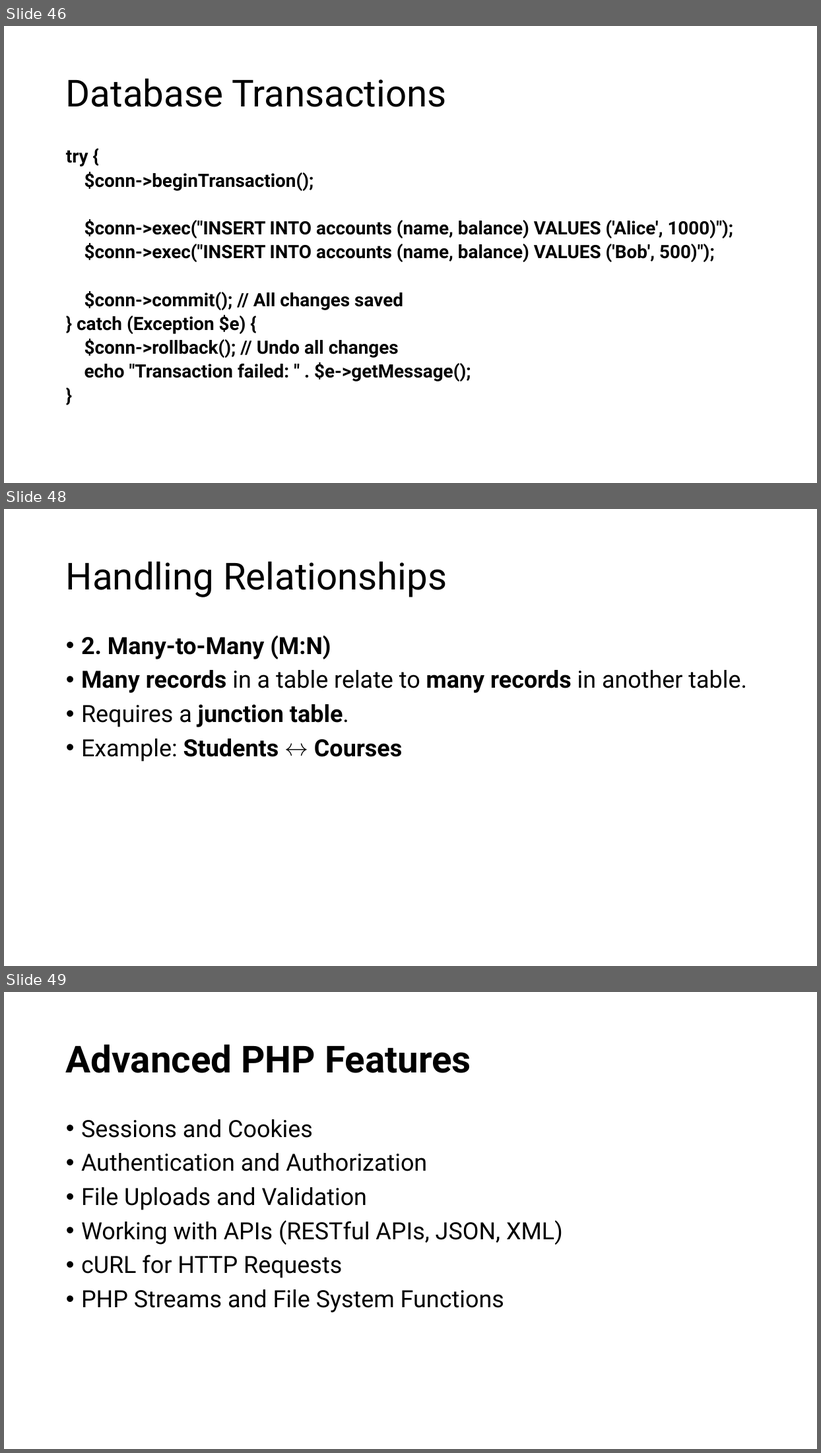
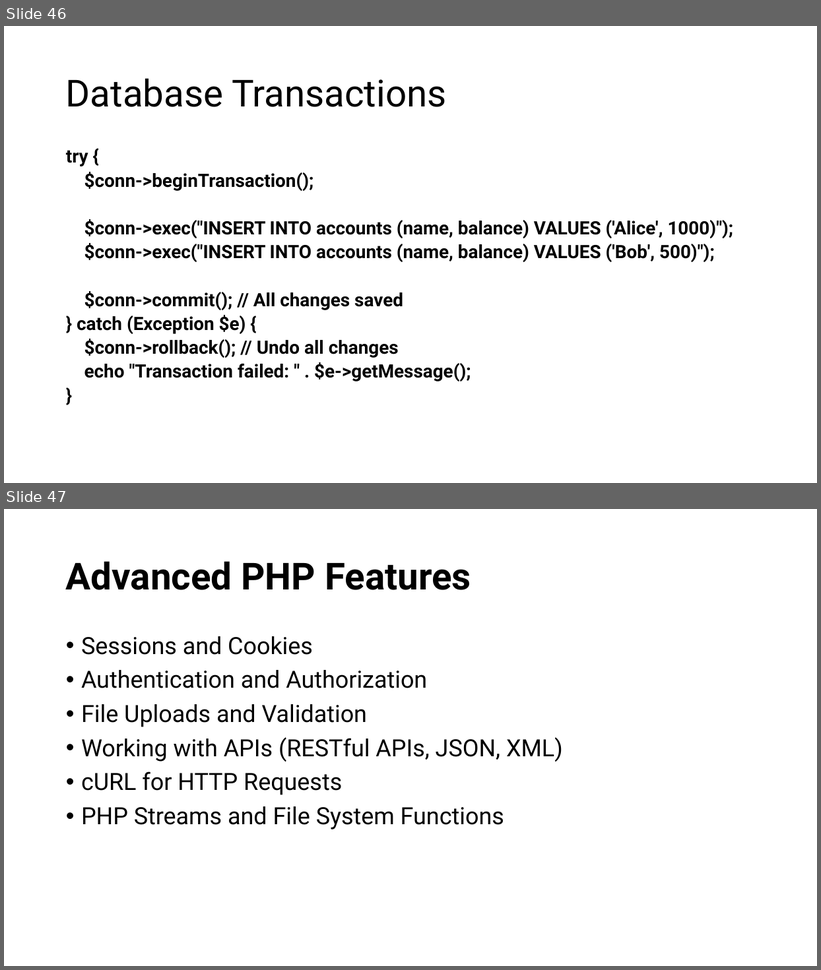
Before and after one commit to mahadi-21/Web-Development, a slide deck: PHP Basics.pptx. Shown one above the other, each under a label of ours: slides 46, 48 and 49 before the commit, slides 46 and 47 after it; the slides between them are not shown. The pictures are 821x1453 and 821x970 pixels, drawn with LibreOffice and Linux fonts; fonts in the diff are those of the drawing. Boxes give left, top, right and bottom in pixels: in the first picture for what was removed or moved away, otherwise in the second. Text is boxed around its words. In the diff, an @@ line names an element or a change of style, - is before the commit and + after.

```diff
--- a/PHP Basics.pptx
+++ b/PHP Basics.pptx
@@ slide 48 removed at [4,509,817,966], background #FFFFFF @@
@@ title removed at [66,561,447,597] @@
-Handling Relationships
@@ text removed at [81,636,747,762] @@
-• 2. Many-to-Many (M:N)
-• Many records in a table relate to many records in another table.
-• Requires a junction table.
-• Example: Students ↔ Courses
@@ what was slide 49 is now slide 47 @@
```
Also in this commit, not shown: 1 other slide removed, 4 other files.
